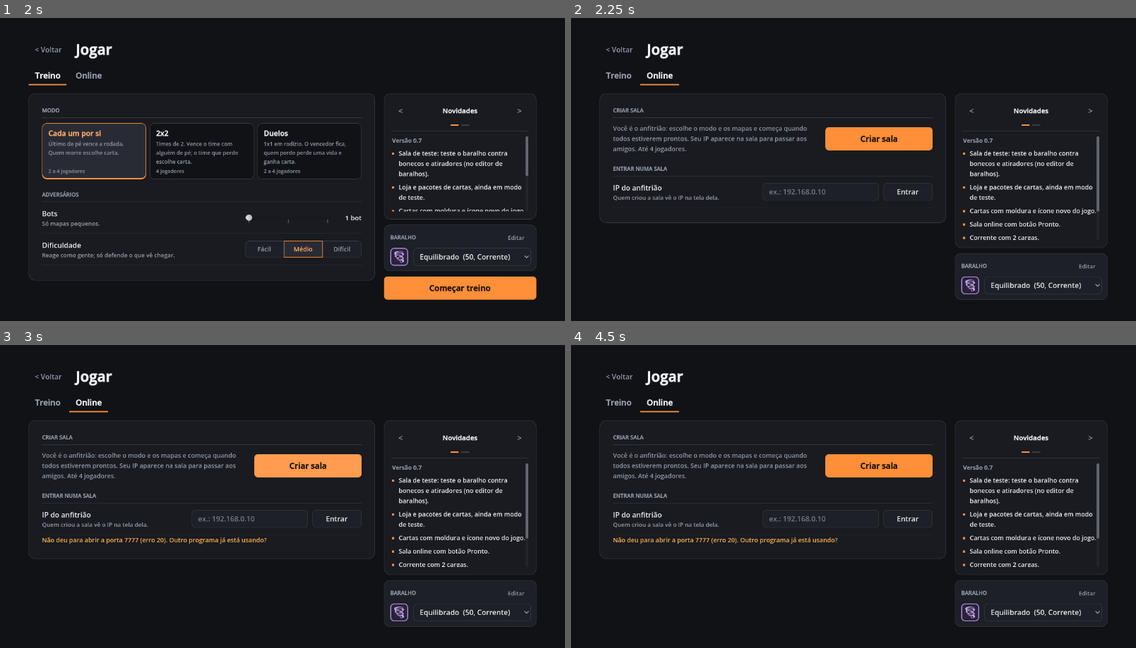
Above: before the commit, frames 1-4 (two rows, left to right).
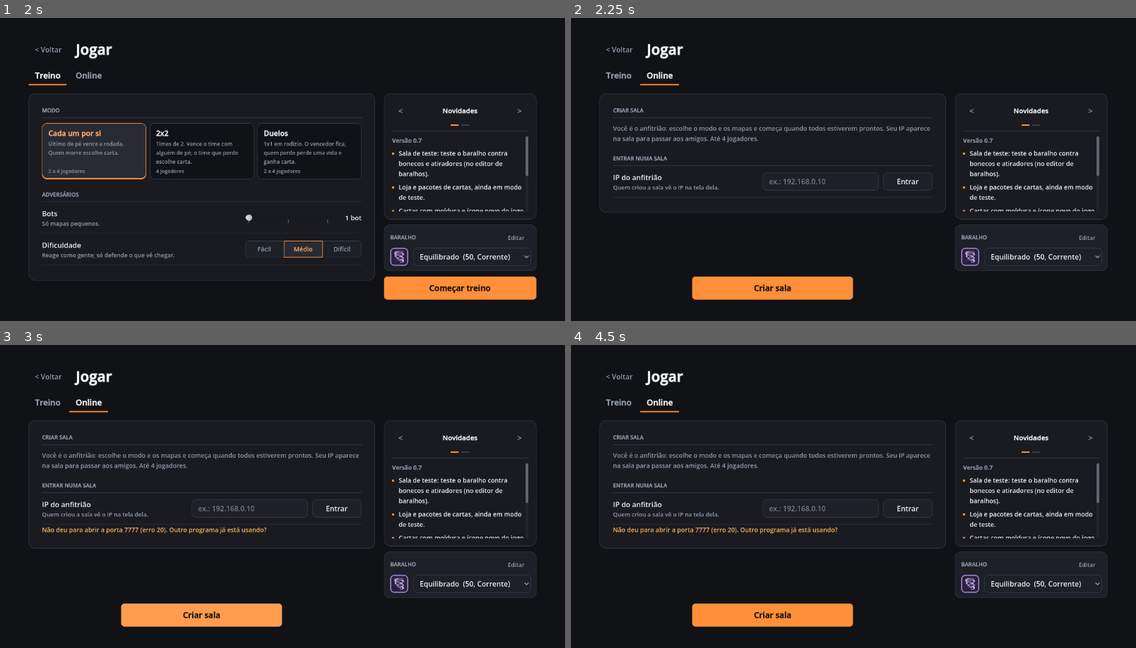
Above: after the commit, the same moments.

Repository: PedroRomeu/furor-prototipo
Game: Godot game, scene res://scenes/main_menu.tscn
Two runs of this game, one before a commit and one after it. Both use one fixed random seed, a clock stepped at 60 frames per second and the inputs below.
Inputs:
- Up to frame 1 (2 s): click "JOGAR" at 0.5 s; click "Treino" at 1.25 s
- Up to frame 2 (2.25 s): click "Online" at 2 s
- Up to frame 3 (3 s): click "Criar sala" at 2.75 s
- Up to frame 4 (4.5 s): click "< Voltar" at 3.5 s; click "JOGAR" at 4.25 s

Frame 1 is identical in both runs. In frame 2, 6.7% of the frame differs, in the area x 5-95%, y 35-94%; in frame 3, 7.5%; in frame 4, 7.5%.

Commit message:
Home: equipped deck card back in the bottom-left corner, moving beside the buttons only when the screen is too short; Play: News panel keeps the same height on both tabs, Create room button centered below the main panel; Play screen now shrinks with the window instead of staying cut off

Diff:
--- a/scripts/ui/main_menu.gd
+++ b/scripts/ui/main_menu.gd
@@ -141,8 +141,6 @@
 	root.add_child(title)
 	root.add_child(Ui.label("Tiro com baralho de melhorias. Cada um por si.", 18, Ui.MUTED))
 	root.add_child(Ui.gap(48))
-	# Cartão do baralho ao lado dos botões, alinhado embaixo (2026-10-10: embaixo deles
-	# passava da tela com 720 de altura ou menos).
 	var row := Ui.hbox(24)
 	root.add_child(row)
 	var menu := Ui.vbox(10)
@@ -158,9 +156,22 @@
 	menu.add_child(_menu_button("Personalizar", _open_custom))
 	menu.add_child(_menu_button("Configurações", func(): _show(Page.SETTINGS)))
 	menu.add_child(_menu_button("Sair", func(): get_tree().quit()))
+	root.add_child(Ui.grow())
 	var card := _deck_card()
 	card.size_flags_vertical = Control.SIZE_SHRINK_END
-	row.add_child(card)
+	root.add_child(card)
+	# Cartão no canto de baixo à esquerda; sem altura para ele embaixo dos botões
+	# (1366x768 com a barra de tarefas), vai para o lado deles. Mede pela área da página
+	# (o pai), porque a página cresce além da tela quando o conteúdo não cabe.
+	var place := func():
+		var area: Control = root.get_parent()
+		if area == null or area.size.y <= 0:
+			return
+		var need := row.position.y + menu.get_combined_minimum_size().y + 24 + card.custom_minimum_size.y
+		var target: Container = root if area.size.y >= need else row
+		if card.get_parent() != target:
+			card.reparent(target, false)
+	root.resized.connect(func(): place.call_deferred())
 	return root
 
 
@@ -172,6 +183,8 @@
 const PLAY_TABS := ["Treino", "Online"]
 const PLAY_MAX := 1440.0    # em tela larga a tela inteira para aqui, centralizada
 const PLAY_SIDE := 340.0    # largura da coluna da direita
+const PLAY_GAP := 12        # espaço entre os blocos de cada coluna
+const PLAY_ACTION_H := 52.0 # altura do botão principal da aba
 const SIDE_PAGES := ["Novidades", "Baralho"]
 ## Atualizar a cada versão (texto curto, o que o jogador nota).
 const NEWS_TITLE := "Versão 0.7"
@@ -192,6 +205,10 @@
 var side_body: VBoxContainer
 var play_body: HBoxContainer
 var play_holder: PanelContainer   # painel da esquerda: só a altura do conteúdo (rola se não couber)
+var play_root: Control
+var play_inner: VBoxContainer
+var play_left: VBoxContainer     # coluna da esquerda: painel e, no Online, o "Criar sala" embaixo
+var side_filler: Control          # vaga do "Começar treino" na coluna quando ele some
 
 
 func _play_page() -> Control:
@@ -202,7 +219,12 @@
 	inner.size_flags_vertical = Control.SIZE_EXPAND_FILL
 	root.add_child(inner)
 	root.add_child(Ui.spacer())
-	root.resized.connect(func(): inner.custom_minimum_size.x = minf(root.size.x, PLAY_MAX))
+	# Mede pela área da página (o pai): a própria página não encolhe depois de crescer, e
+	# a janela diminuindo (1920 -> 1366) deixava a tela cortada.
+	play_root = root
+	play_inner = inner
+	get_viewport().size_changed.connect(func(): _fit_play_width.call_deferred())
+	root.resized.connect(_fit_play_width)
 
 	var header := Ui.hbox(16)
 	header.add_child(Ui.flat(Ui.button("< Voltar", func(): _show(Page.HOME))))
@@ -215,15 +237,19 @@
 	play_body = body
 	body.size_flags_vertical = Control.SIZE_EXPAND_FILL
 	inner.add_child(body)
+	var left := Ui.vbox(PLAY_GAP)
+	left.size_flags_horizontal = Control.SIZE_EXPAND_FILL
+	play_left = left
+	body.add_child(left)
 	var holder := PanelContainer.new()
-	holder.size_flags_horizontal = Control.SIZE_EXPAND_FILL
 	holder.size_flags_vertical = Control.SIZE_SHRINK_BEGIN
 	play_holder = holder
 	var style := Ui.box(Ui.SURFACE.darkened(0.15), 14, Ui.LINE)
 	style.set_content_margin_all(0)
 	holder.add_theme_stylebox_override("panel", style)
-	body.add_child(holder)
-	var side := Ui.vbox(12)
+	left.add_child(holder)
+	left.add_child(Ui.grow())
+	var side := Ui.vbox(PLAY_GAP)
 	side.custom_minimum_size.x = PLAY_SIDE
 	body.add_child(side)
 	side.add_child(_side_panel())
@@ -249,12 +275,22 @@
 		scroll.add_child(margin)
 		play_tabs[title] = [tab, scroll, null]
 	body.resized.connect(_fit_play_panel)
-	# Treino: "Começar treino" no canto, na coluna. Online: cada ação fica junto da explicação
-	# dela no painel (2026-10-10: no canto, "Criar sala" passava despercebido).
+	# Botão principal de cada aba na linha de baixo, na mesma altura nas duas (2026-10-11,
+	# pedido do usuário): Treino no canto da coluna, junto do baralho; Online centralizado
+	# embaixo do painel da esquerda. Na aba Online a coluna guarda a vaga do botão, para o
+	# painel de Novidades não mudar de tamanho entre as abas.
+	for b in [start_solo, host_button]:
+		b.custom_minimum_size.y = PLAY_ACTION_H
+		b.add_theme_font_size_override("font_size", 18)
 	play_tabs["Treino"][2] = start_solo
-	start_solo.custom_minimum_size.y = 52
-	start_solo.add_theme_font_size_override("font_size", 18)
 	side.add_child(start_solo)
+	side_filler = Ui.gap(PLAY_ACTION_H)
+	side.add_child(side_filler)
+	var host_bar := CenterContainer.new()
+	host_button.custom_minimum_size.x = 360
+	host_bar.add_child(host_button)
+	play_tabs["Online"][2] = host_bar
+	left.add_child(host_bar)
 	_open_play_tab(_play_tab)
 	_show_side_page(_side_page)
 	return root
@@ -267,15 +303,33 @@
 		play_tabs[t][1].visible = t == title
 		if play_tabs[t][2]:
 			play_tabs[t][2].visible = t == title
+	side_filler.visible = not start_solo.visible
 	_fit_play_panel()
 
 
-## Painel da esquerda com a altura do conteúdo da aba (sem caixa meio vazia), até o fim da tela.
+func _play_area() -> Vector2:
+	var area: Control = play_root.get_parent() if play_root else null
+	return area.size if area else Vector2.ZERO
+
+
+func _fit_play_width() -> void:
+	var w := _play_area().x
+	if w > 0:
+		play_inner.custom_minimum_size.x = minf(w, PLAY_MAX)
+	_fit_play_panel()
+
+
+## Painel da esquerda com a altura do conteúdo da aba (sem caixa meio vazia), até o botão
+## de baixo (ou o fim da tela, sem botão).
 func _fit_play_panel() -> void:
 	if not play_tabs.has(_play_tab):
 		return
 	var content: Control = play_tabs[_play_tab][1].get_child(0)
-	var room := play_body.size.y if play_body.size.y > 0 else INF
+	var area := _play_area()
+	var room := area.y - play_body.position.y - PLAY_GAP if area.y > 0 else INF   # vão do espaçador
+	var bar: Control = play_tabs[_play_tab][2]
+	if bar and bar.get_parent() == play_left:
+		room -= PLAY_ACTION_H + PLAY_GAP
 	play_holder.custom_minimum_size.y = minf(content.get_combined_minimum_size().y + 2, room)
 
 
@@ -322,23 +376,15 @@
 	return solo
 
 
-## Online: criar sala (botão grande junto da explicação) e entrar pelo IP.
+## Online: como criar sala (o botão fica embaixo do painel) e entrar pelo IP.
 func _online_page() -> Control:
 	var col := Ui.vbox(0)
 	Ui.section(col, "CRIAR SALA", null, 0)
 	col.add_child(Ui.gap(12))
-	var host_row := Ui.hbox(24)
-	col.add_child(host_row)
 	var about := Ui.label("Você é o anfitrião: escolhe o modo e os mapas e começa quando todos estiverem prontos. Seu IP aparece na sala para passar aos amigos. Até 4 jogadores.", 14, Ui.MUTED)
 	about.autowrap_mode = TextServer.AUTOWRAP_WORD_SMART
-	about.size_flags_horizontal = Control.SIZE_EXPAND_FILL
-	about.size_flags_vertical = Control.SIZE_SHRINK_CENTER
-	host_row.add_child(about)
-	host_button = Ui.accent(Ui.button("Criar sala", _host, 240))
-	host_button.custom_minimum_size.y = 52
-	host_button.add_theme_font_size_override("font_size", 18)
-	host_button.size_flags_vertical = Control.SIZE_SHRINK_CENTER
-	host_row.add_child(host_button)
+	col.add_child(about)
+	host_button = Ui.accent(Ui.button("Criar sala", _host))
 	Ui.section(col, "ENTRAR NUMA SALA")
 	var join := Ui.hbox(10)
 	ip_edit = LineEdit.new()
